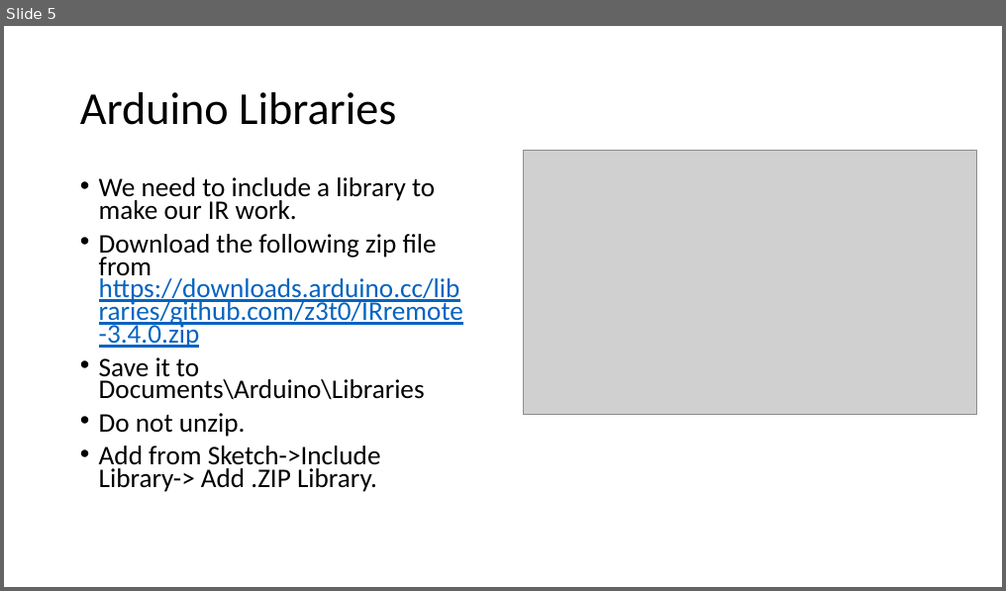
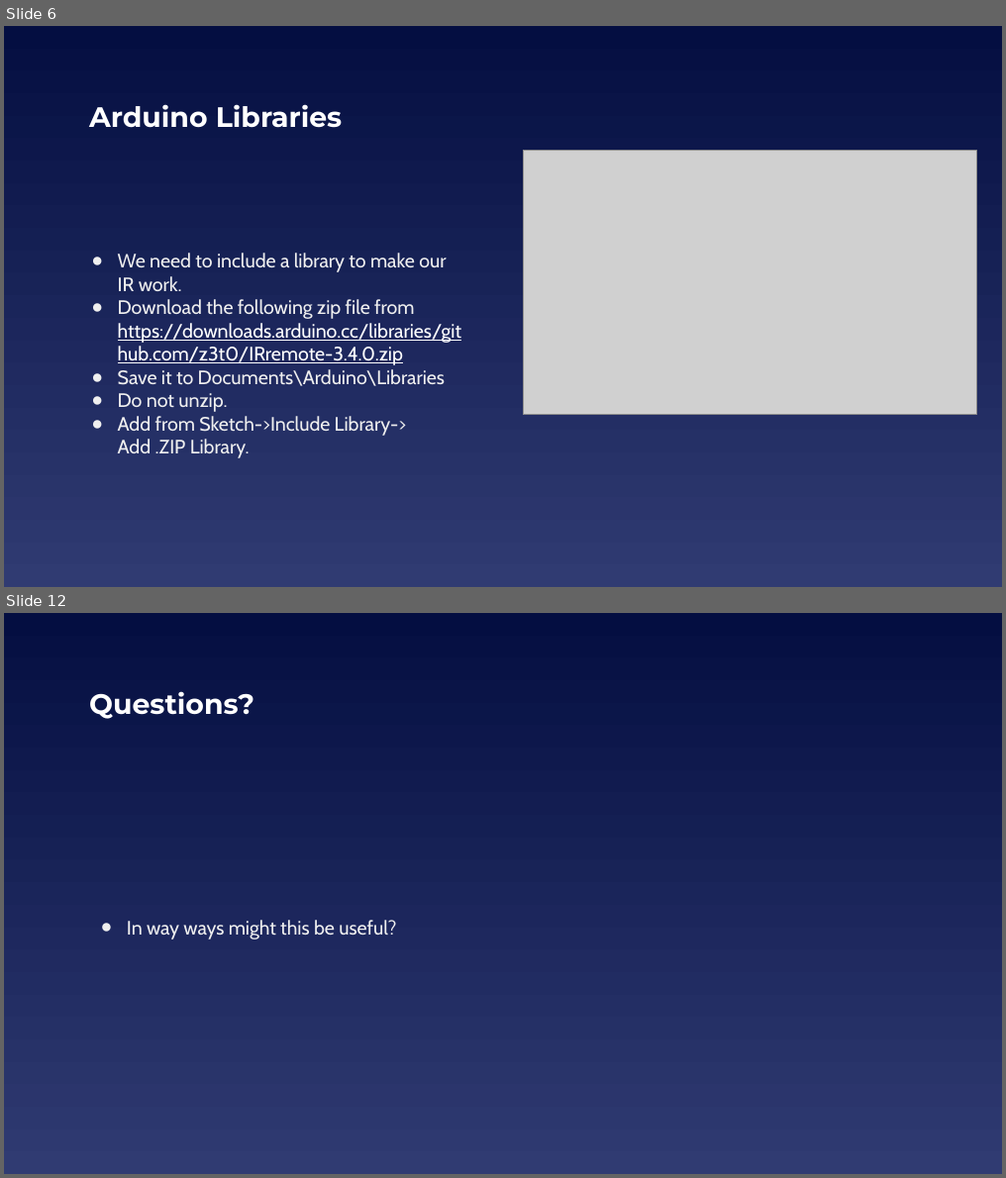
Before and after one commit to EELabMan/IR-Transmit-and-Receive, a slide deck: Infrared TX RX.pptx. Shown one above the other, each under a label of ours: slide 5 before the commit, slides 6 and 12 after it; the slides between them are not shown. The pictures are 1006x591 and 1006x1178 pixels, drawn with LibreOffice and Linux fonts; fonts in the diff are those of the drawing; grey boxes stand for pictures. Boxes give left, top, right and bottom in pixels: in the first picture for what was removed or moved away, otherwise in the second. Text is boxed around its words. In the diff, an @@ line names an element or a change of style, - is before the commit and + after.

```diff
--- a/Infrared TX RX.pptx
+++ b/Infrared TX RX.pptx
@@ slide 12 added at [4, 613, 1002, 1174], background gradient #040E41 to #303B72 @@
@@ title added at [89, 691, 254, 719], 27 pt, text #FFFFFF, bold @@
+Questions?
@@ text added at [127, 920, 396, 940], 18.7 pt, text #EFEFEF @@
+● In way ways might this be useful?
@@ what was slide 5 is now slide 6 @@
@@ slide 6 changed as well @@
@@ background #FFFFFF to gradient #040E41 to #303B72 @@
@@ title "Arduino Libraries": place and size @@
-title "Arduino Libraries" at [80, 92, 396, 125]
+title "Arduino Libraries" at [89, 104, 342, 128]
@@ title "Arduino Libraries" at [89, 104, 342, 128]: size 44 to 27 pt, font Calibri to Montserrat, text colour #000000 to #FFFFFF, bold on; line spacing 0.9 to 1 @@
@@ text "We need to include a ..." at [118, 253, 462, 459]: size 25.9 to 18.7 pt, font Calibri to Cabin; text colour #000000 to #EFEFEF in "We need to include a library to ...", "Download the following zip file from", "Save it to Documents\Arduino\Libraries", "Do not unzip." and 1 more places; text colour #0563C1 to #FFFFFF in "https://downloads.arduino.cc/libraries/github.com/z3t0/IRrem ..."; bullet • to ●; line spacing 0.7 to 1; less space between paragraphs; vertical alignment top to middle @@
```
Also in this commit, not shown: 6 other slides changed, 4 other slides added, 1 slide removed.
